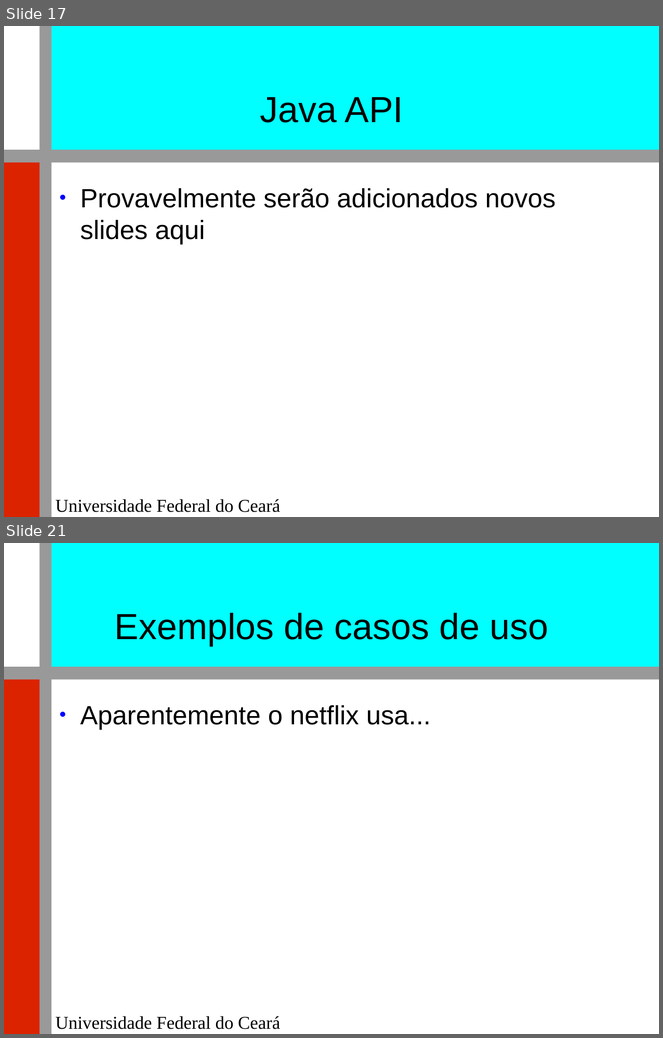
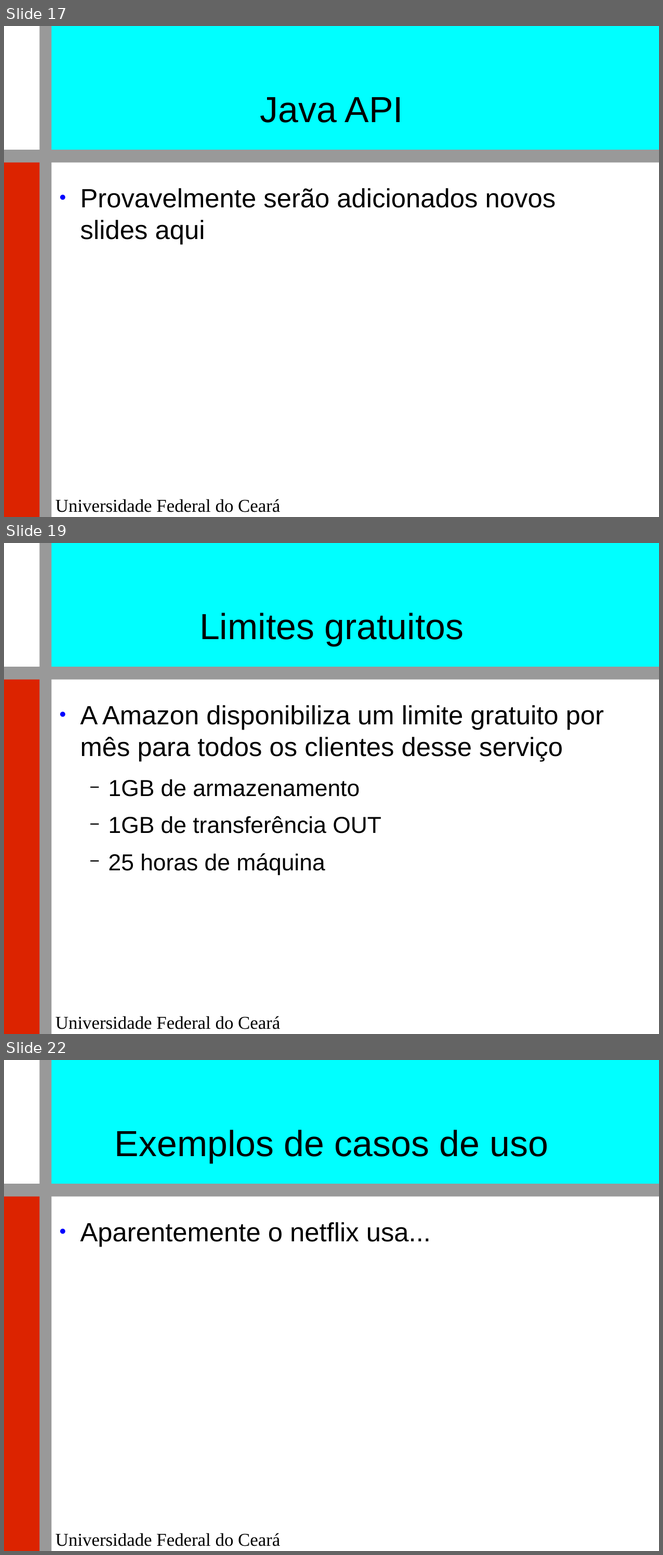
Before and after one commit to renatocjn/NoSQL_TF, a slide deck: Apresentação.odp. Shown one above the other, each under a label of ours: slides 17 and 21 before the commit, slides 17, 19 and 22 after it; the slides between them are not shown. The pictures are 663x1038 and 663x1555 pixels, drawn with LibreOffice and Linux fonts; fonts in the diff are those of the drawing; background and template pictures are left out. Boxes give left, top, right and bottom in pixels: in the first picture for what was removed or moved away, otherwise in the second. Text is boxed around its words. In the diff, an @@ line names an element or a change of style, - is before the commit and + after.

Commit message:
limites, custos, links

```diff
--- a/Apresentação.odp
+++ b/Apresentação.odp
@@ slide 19 added at [4, 543, 659, 1034], background #FFFFFF; not listed: 5 template elements that a slide beside it also shows @@
@@ title added at [200, 613, 464, 646], 44 pt, text #000000 @@
+Limites gratuitos
@@ text added at [80, 705, 604, 875], 32 pt, text #000000 @@
+● A Amazon disponibiliza um limite gratuito por mês para todos os clientes desse serviço
+  − 1GB de armazenamento
+  − 1GB de transferência OUT
+  − 25 horas de máquina
@@ what was slide 21 is now slide 22 @@
```
Also in this commit, not shown: 4 slides changed, 1 other slide added, 1 slide removed, 1 other file.
